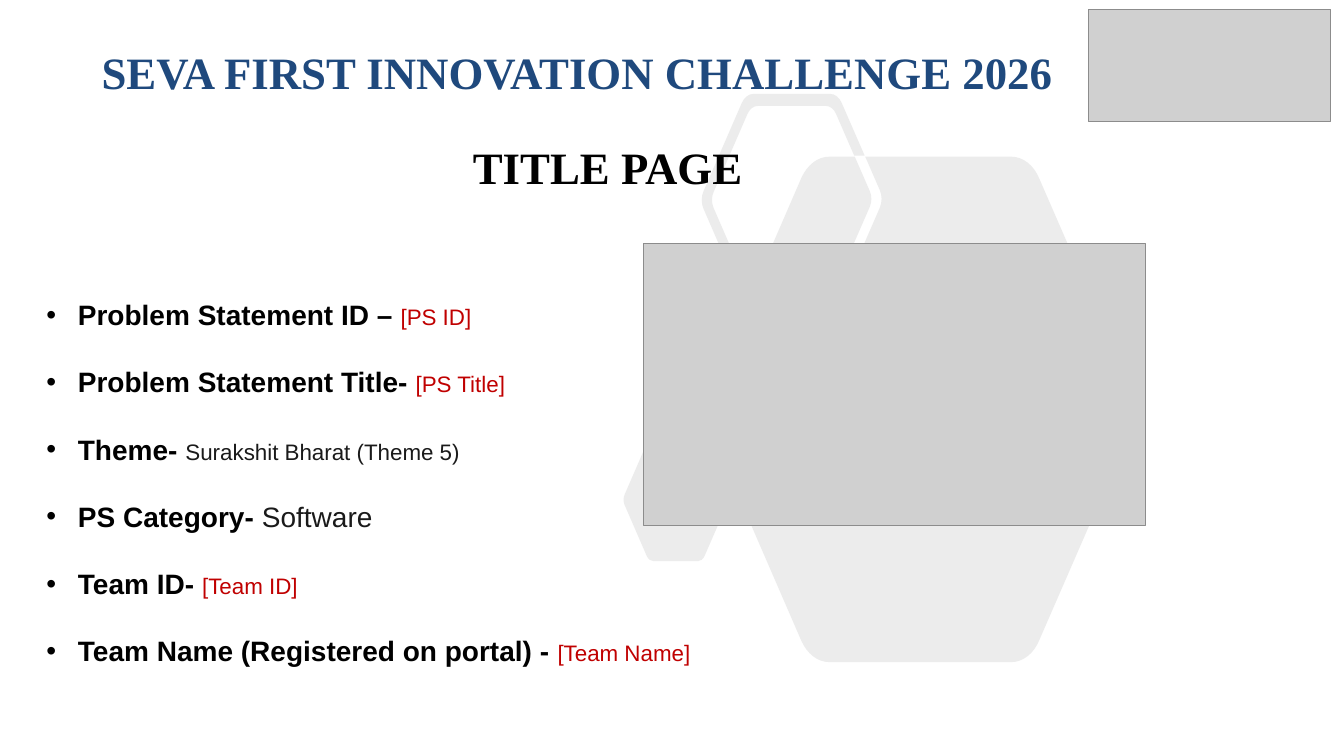
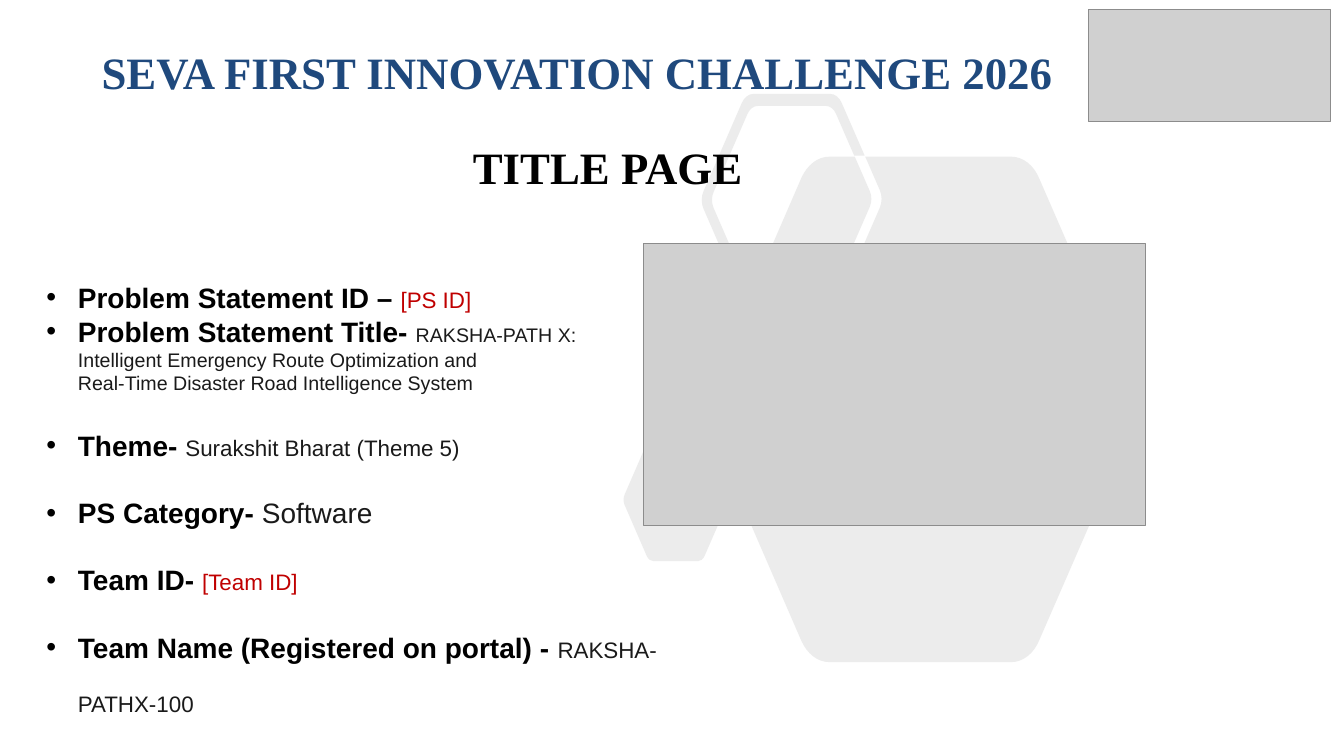
Before and after one commit to Abishekh2007/sewa-, a slide deck: slide 1 of presentation/RAKSHA-PATH X - Seva First Innovation Challenge 2026.pptx. Drawn at 1344x756 pixels with LibreOffice and Linux fonts; fonts in the diff are those of the drawing; grey boxes stand for pictures. Boxes give left, top, right and bottom in pixels: in the first picture for what was removed or moved away, otherwise in the second. Text is boxed around its words. In the diff, an @@ line names an element or a change of style, - is before the commit and + after.

Commit message:
Deck: fill PS title, team name and GitHub link

```diff
--- a/presentation/RAKSHA-PATH X - Seva First Innovation Challenge 2026.pptx
+++ b/presentation/RAKSHA-PATH X - Seva First Innovation Challenge 2026.pptx
@@ text "Problem Statement ID – [PS ..." moved from (x1=78, y1=304, x2=690, y2=666) to (x1=78, y1=287, x2=657, y2=713) @@
@@ text at (x1=78, y1=321, x2=577, y2=394): text changed; size 20 to 14 pt; text colour #000000 to #1A1A1A; bold off @@
-• Problem Statement Title- [PS Title]
+• Problem Statement Title- RAKSHA-PATH X:
+  Intelligent Emergency Route Optimization and
+  Real-Time Disaster Road Intelligence System
@@ text at (x1=78, y1=637, x2=657, y2=713): text changed @@
-• Team Name (Registered on portal) - [Team Name]
+• Team Name (Registered on portal) - RAKSHA-PATHX-100
```
Also in this commit, not shown: 5 other slides changed, 2 other files.
